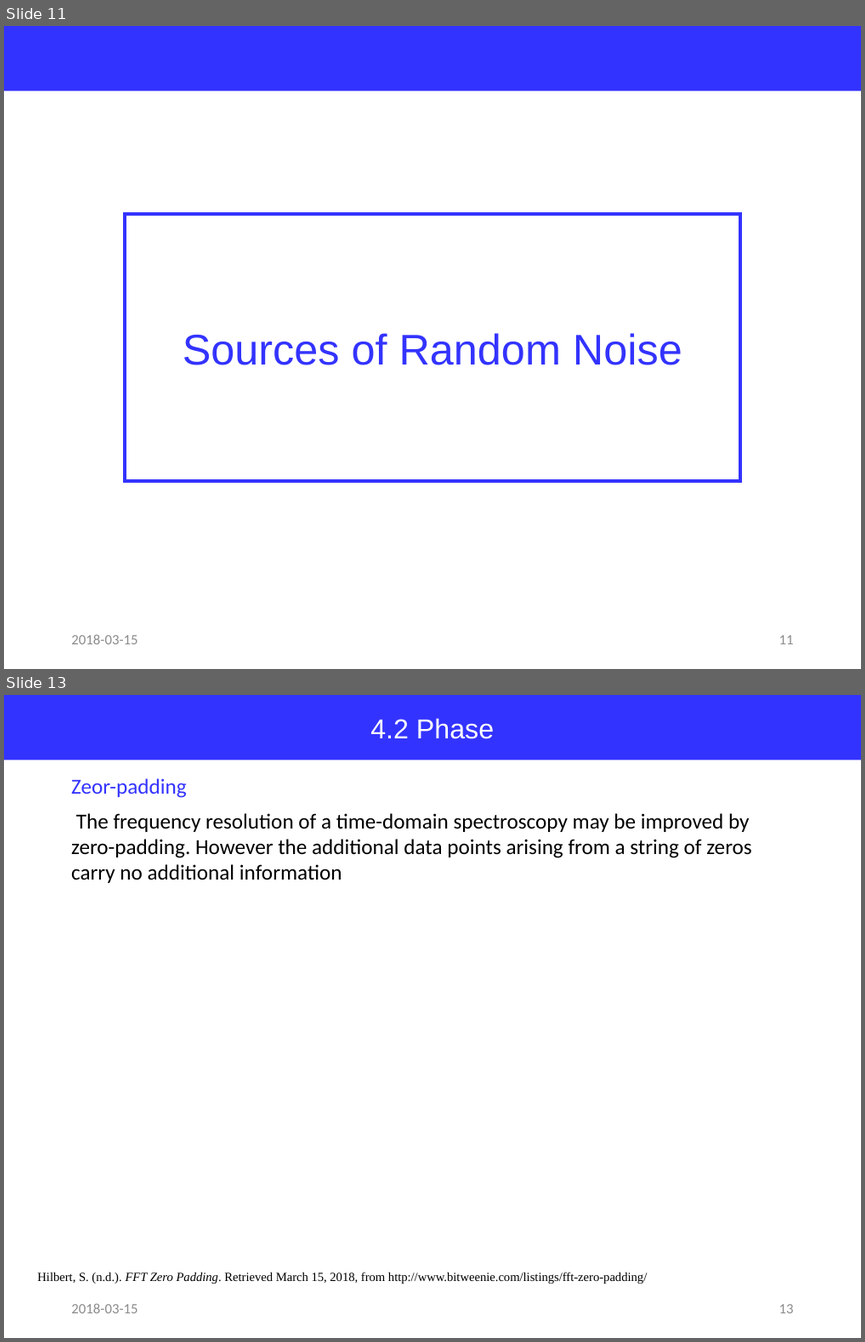
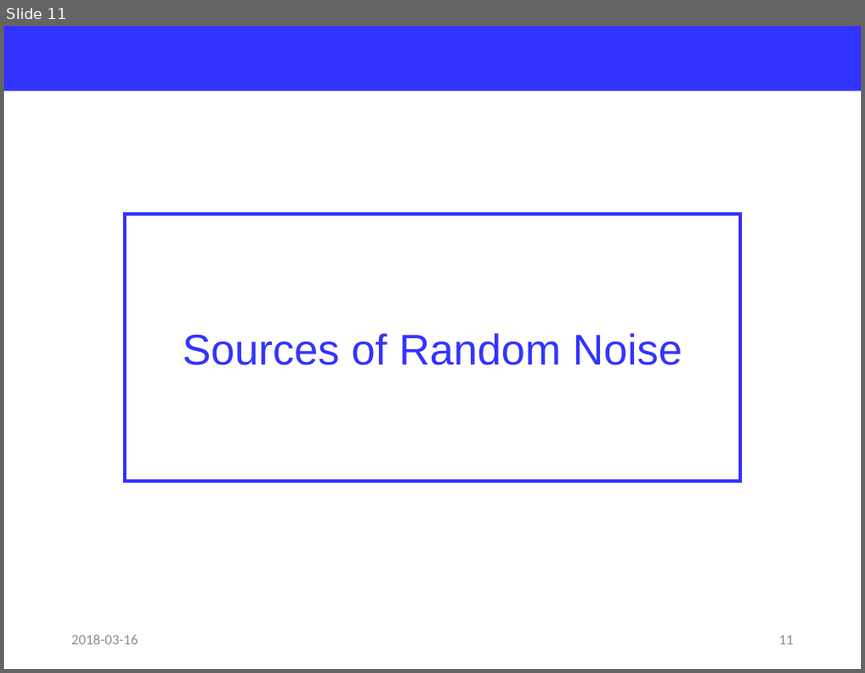
Before and after one commit to jglee96/NBTP_Lab, a slide deck: Terahertz Metrology/Ch3/Terahertz Metrology_Ch3.pptx. Shown one above the other, each under a label of ours: slides 11 and 13 before the commit, slide 11 after it; the slides between them are not shown. The pictures are 865x1342 and 865x673 pixels, drawn with LibreOffice and Linux fonts; fonts in the diff are those of the drawing. Boxes give left, top, right and bottom in pixels: in the first picture for what was removed or moved away, otherwise in the second. Text is boxed around its words. In the diff, an @@ line names an element or a change of style, - is before the commit and + after.

```diff
--- a/Terahertz Metrology/Ch3/Terahertz Metrology_Ch3.pptx
+++ b/Terahertz Metrology/Ch3/Terahertz Metrology_Ch3.pptx
@@ slide 13 removed at (x1=4, y1=695, x2=861, y2=1338), background #FFFFFF @@
@@ rectangle removed at (x1=4, y1=695, x2=861, y2=760) @@
-4.2 Phase
@@ text removed at (x1=71, y1=778, x2=187, y2=798) @@
-Zeor-padding
@@ text removed at (x1=71, y1=813, x2=751, y2=883) @@
-The frequency resolution of a time-domain spectroscopy may be improved by zero-padding. However the additional data points arising from a string of zeros carry no additional information
@@ text removed at (x1=37, y1=1271, x2=647, y2=1283) @@
-Hilbert, S. (n.d.). FFT Zero Padding. Retrieved March 15, 2018, from http://www.bitweenie.com/listings/fft-zero-padding/
@@ text removed at (x1=71, y1=1303, x2=137, y2=1313) @@
-2018-03-15
@@ page number removed at (x1=779, y1=1304, x2=794, y2=1313) @@
-13
@@ slide 11 changed as well @@
@@ text at (x1=71, y1=634, x2=137, y2=644): text changed @@
-2018-03-15
+2018-03-16
```
Also in this commit, not shown: 14 other slides changed, 5 slides added, 5 other files.
